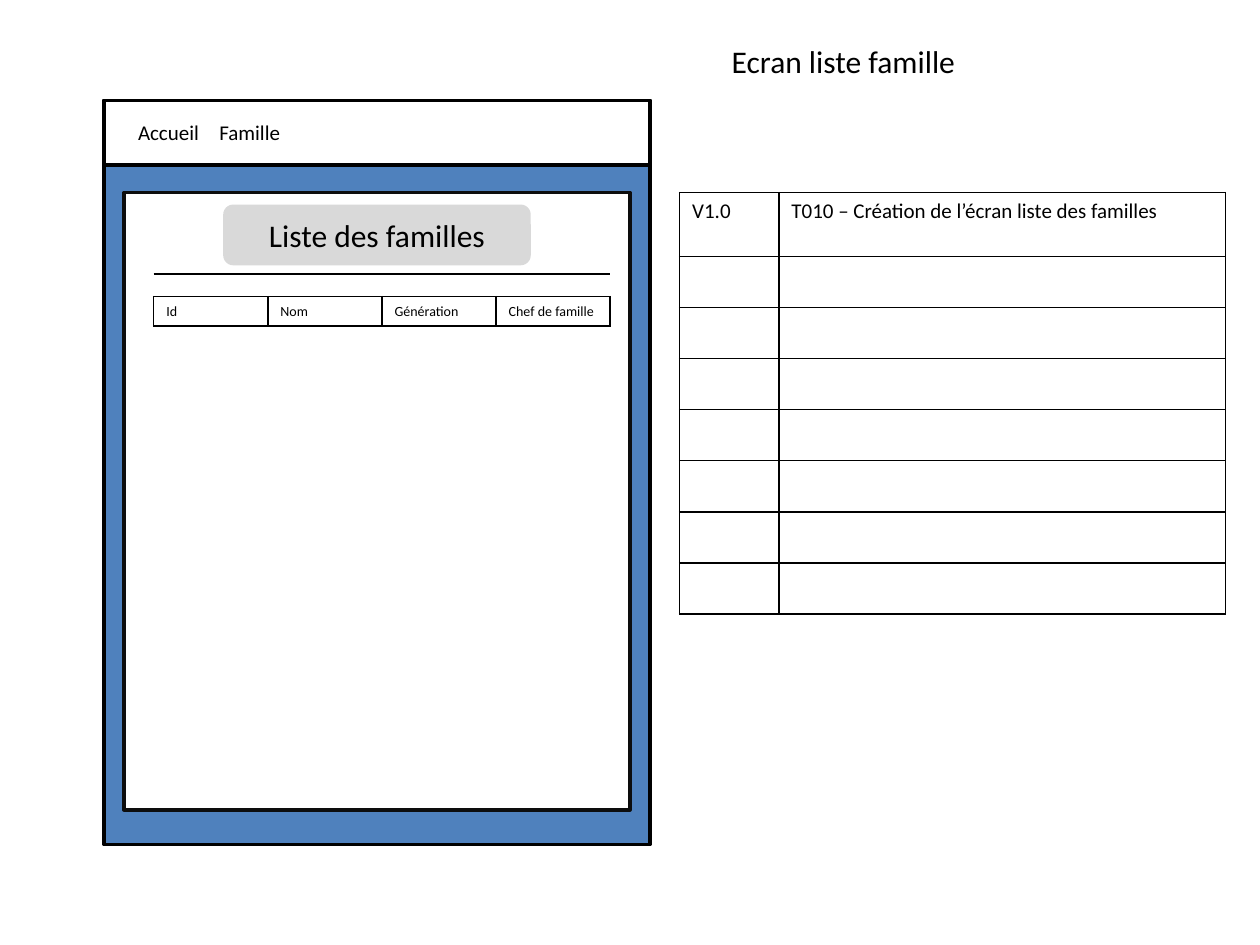
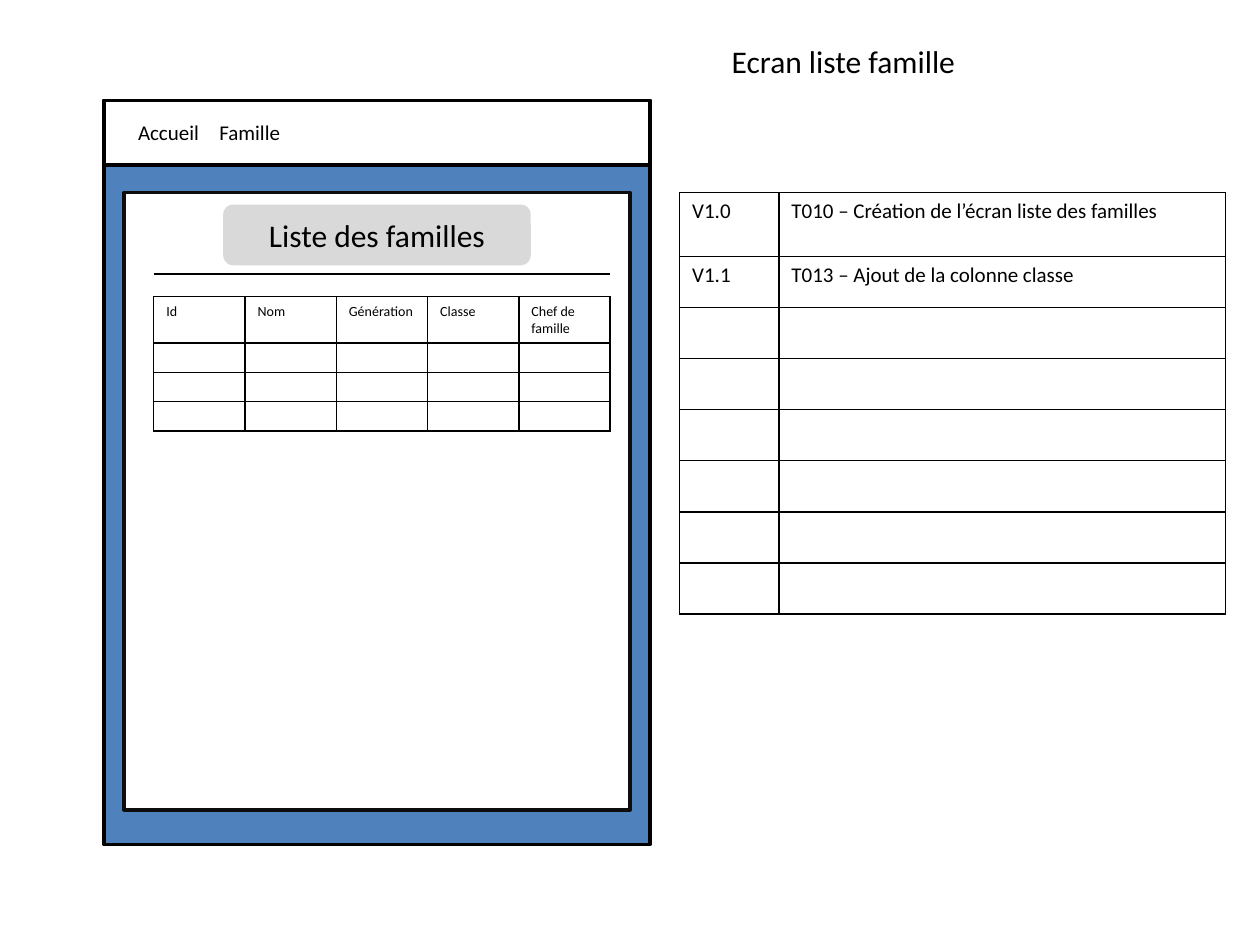
Before and after one commit to marie-aure/elba-backend, a slide deck: slide 6 of src/main/resources/mq.pptx. Drawn at 1260x945 pixels with LibreOffice and Linux fonts; fonts in the diff are those of the drawing. Boxes give left, top, right and bottom in pixels: in the first picture for what was removed or moved away, otherwise in the second. Text is boxed around its words. In the diff, an @@ line names an element or a change of style, - is before the commit and + after.

Commit message:
ajout classe et famille

```diff
--- a/src/main/resources/mq.pptx
+++ b/src/main/resources/mq.pptx
@@ table at box(679, 193, 1225, 614) @@
+row 2: V1.1 | T013 – Ajout de la colonne classe
-row 8:  | 
@@ table at box(154, 296, 607, 431) @@
-Id | Nom | Génération | Chef de famille
+Id | Nom | Génération | Classe | Chef de famille
+ |  |  |  | 
+ |  |  |  | 
+ |  |  |  | 
@@ table: place and size @@
-table at box(154, 296, 612, 325)
+table at box(154, 296, 607, 431)
```
Also in this commit, not shown: 1 other slide changed, 6 other files.
